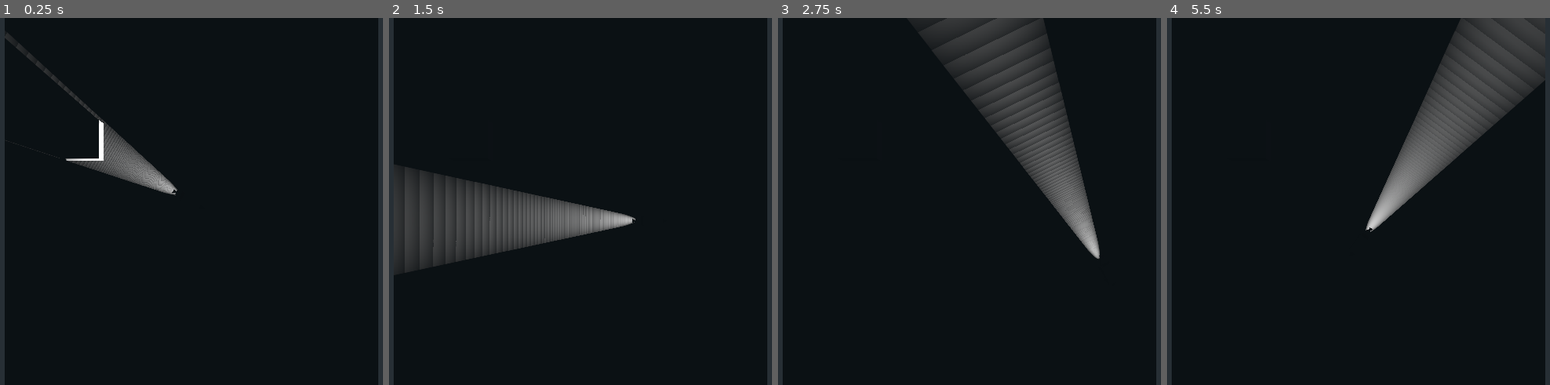
Above: before the commit, frames 1-4 (left to right).
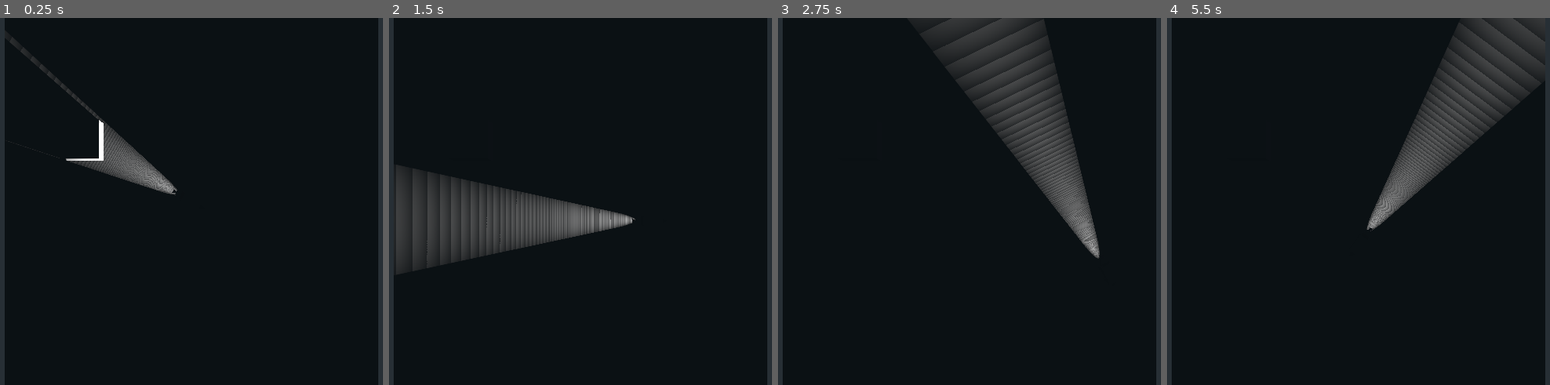
Above: after the commit, the same moments.

Repository: greygraphics/HPI-GameJam-2020.02
Game: Godot game, scene res://Scenes/TestLevel.tscn
Two runs of this game, one before a commit and one after it. Both use one fixed random seed, a clock stepped at 60 frames per second and the inputs below.
Inputs (mouse positions are in pixels of both pictures, inside the frame that each line leads up to):
- Up to frame 1 (0.25 s): no input
- Up to frame 2 (1.5 s): tap Enter at 0.5 s; move the mouse to (718, 183) at 0.52 s; hold Right (ui_right) 0.53-1.28 s; move the mouse to (454, 219) at 1.27 s; hold Down (ui_down) from 1.28 s (still down)
- Up to frame 3 (2.75 s): move the mouse to (1030, 120) at 2.02 s; release Down (ui_down) at 2.03 s; hold Right (ui_right) from 2.03 s (still down)
- Up to frame 4 (5.5 s): move the mouse to (1327, 274) at 2.77 s; release Right (ui_right) at 2.78 s; hold Up (ui_up) 2.78-3.53 s; move the mouse to (1546, 256) at 3.52 s; hold Left (ui_left) 3.53-5.03 s; move the mouse to (1170, 146) at 4.27 s; move the mouse to (1389, 201) at 5.02 s; hold Down (ui_down) from 5.03 s (still down)

The runs differ from the first frame. In frame 1, 0.7% of the frame differs, in the area x 21-47%, y 30-49%; in frame 2, 1.0%; in frame 3, 1.9%; in frame 4, 3.2%, in the area x 51-99%, y 0-59%.

Commit message:
Remove torch aiming

Diff:
--- a/Scenes/Torch.tscn
+++ b/Scenes/Torch.tscn
@@ -1,13 +1,11 @@
-[gd_scene load_steps=4 format=2]
+[gd_scene load_steps=3 format=2]
 
 [ext_resource path="res://Materials/torchlight.material" type="Material" id=1]
-[ext_resource path="res://Scripts/Torch.gd" type="Script" id=2]
 
 [sub_resource type="PrismMesh" id=1]
 material = ExtResource( 1 )
 
 [node name="Torch" type="Spatial"]
-script = ExtResource( 2 )
 
 [node name="MeshInstance" type="MeshInstance" parent="."]
 transform = Transform( -1, 1.51032e-06, 1.99736e-14, 0, -7.55161e-07, 0.376248, 3.25841e-07, 4.63515, 6.12986e-08, 0.000379205, -0.00404298, -5.28592 )
